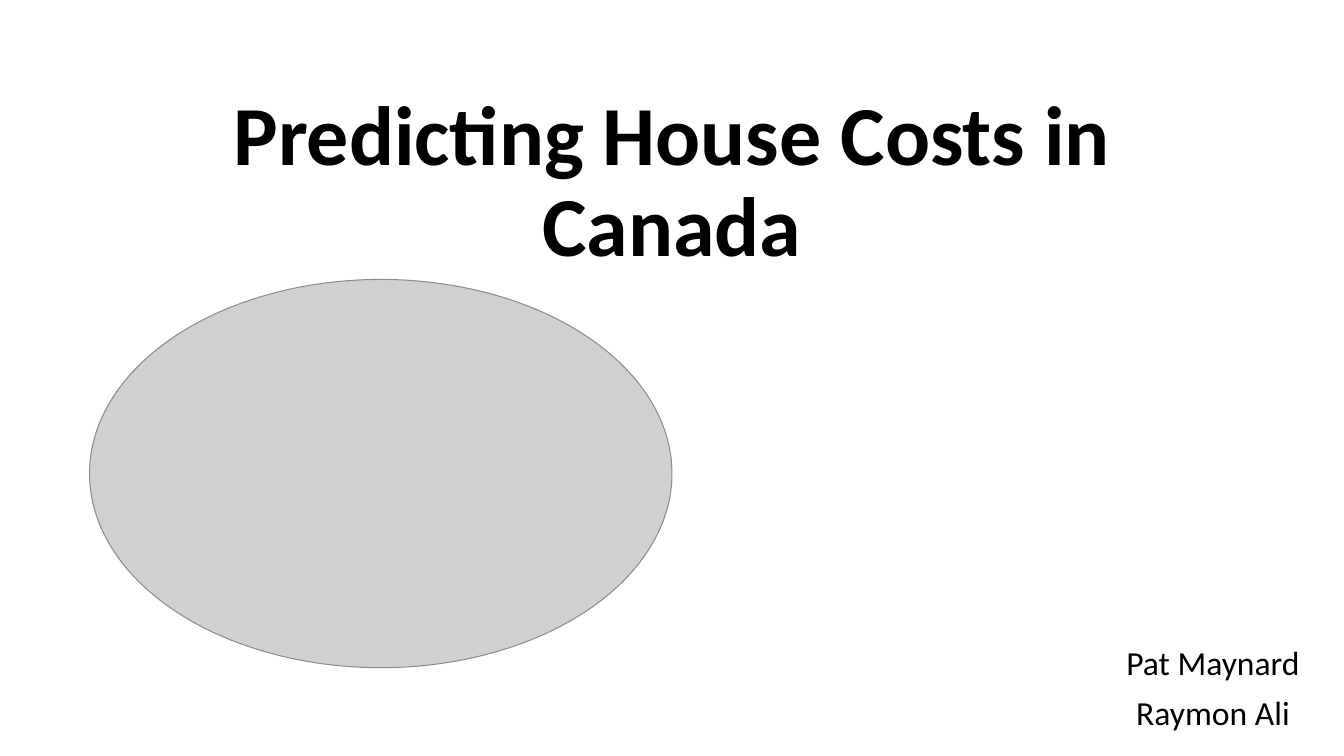
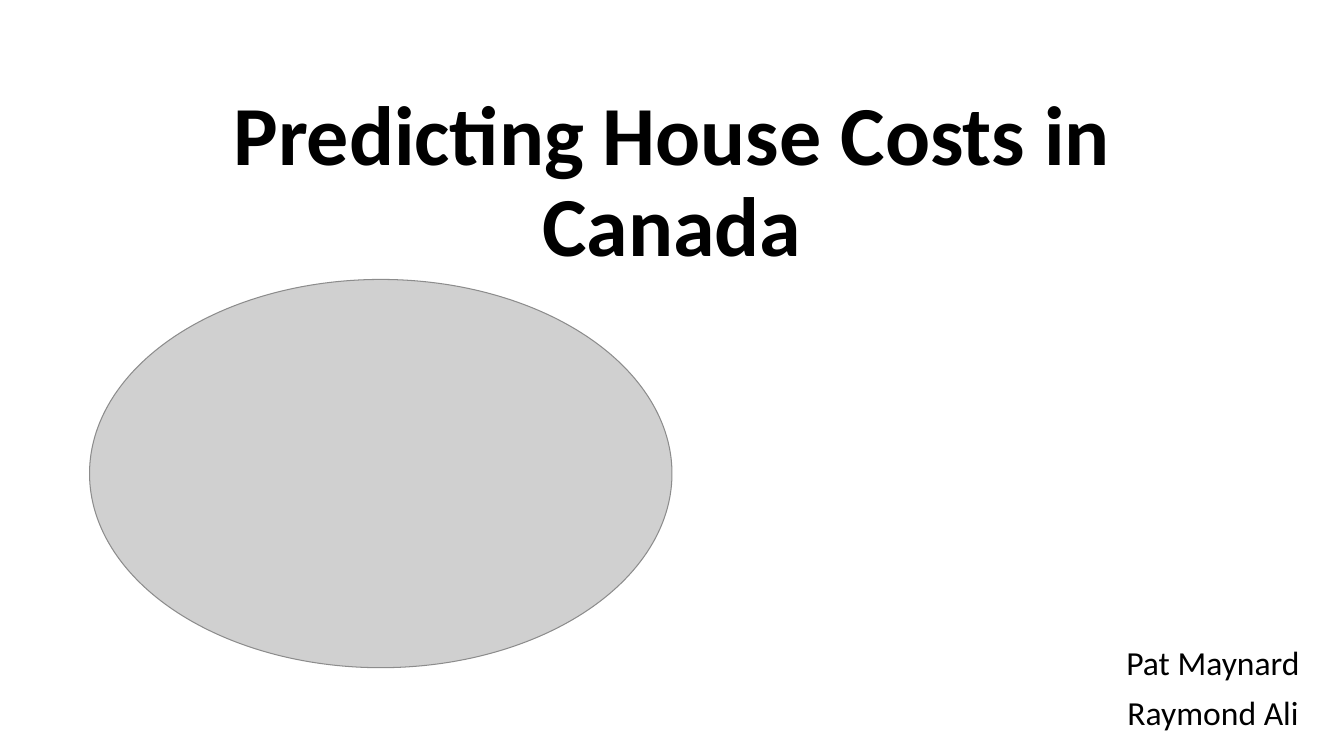
Before and after one commit to PMcTwist/Machine_Learn_Project, a slide deck: slide 1 of Presentation/Presentation_1.pptx. Drawn at 1344x756 pixels with LibreOffice and Linux fonts; fonts in the diff are those of the drawing; grey boxes stand for pictures. Boxes give left, top, right and bottom in pixels: in the first picture for what was removed or moved away, otherwise in the second. Text is boxed around its words. In the diff, an @@ line names an element or a change of style, - is before the commit and + after.

```diff
--- a/Presentation/Presentation_1.pptx
+++ b/Presentation/Presentation_1.pptx
@@ subtitle at <box>1127,701,1299,731</box>: text changed @@
-Raymon Ali
+Raymond Ali
```
Also in this commit, not shown: 3 other slides changed, 1 slide added, 1 other file.
